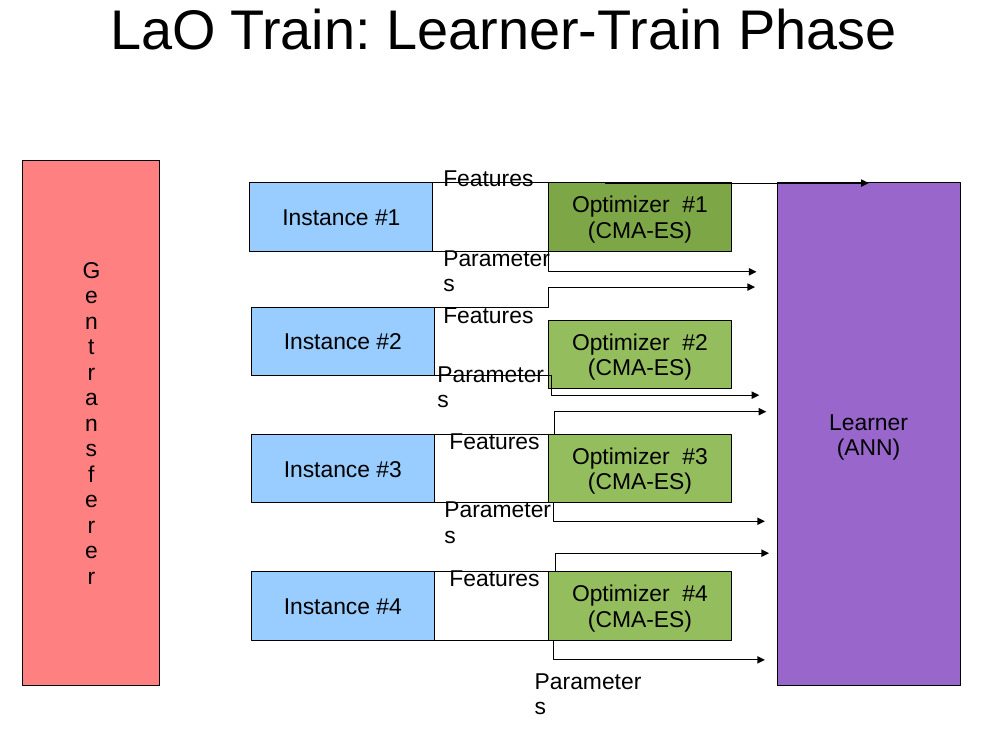
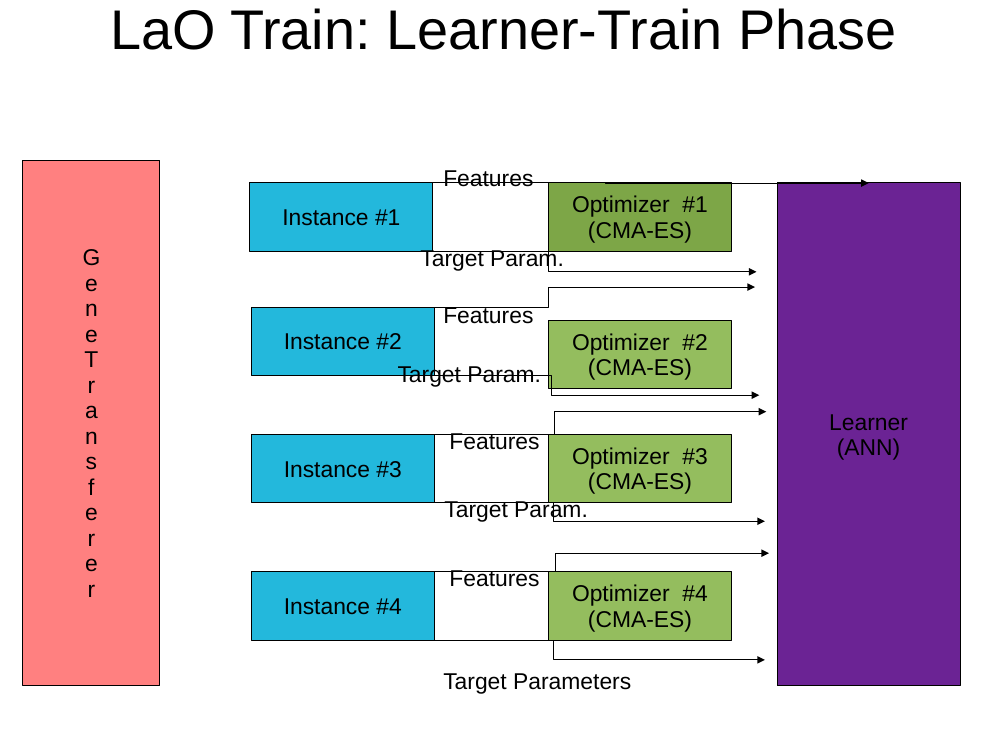
Before and after one commit to nojhan/descarwin, a slide deck: slide 10 of papers/GECCO2011/gecco2011brendelschoenauer/lao-gecco.ppt (slide 8 before the commit). Drawn at 1008x756 pixels with LibreOffice and Linux fonts; fonts in the diff are those of the drawing. Boxes give left, top, right and bottom in pixels: in the first picture for what was removed or moved away, otherwise in the second. Text is boxed around its words. In the diff, an @@ line names an element or a change of style, - is before the commit and + after.

```diff
--- a/papers/GECCO2011/gecco2011brendelschoenauer/lao-gecco.ppt
+++ b/papers/GECCO2011/gecco2011brendelschoenauer/lao-gecco.ppt
@@ rectangle "Learner" at [777, 183, 960, 686]: fill #9966CC to #6B2394 @@
@@ text added at [420, 248, 564, 272], 18 pt, text #000000 @@
+Target Param.
@@ text removed at [434, 240, 571, 274] @@
-Parameters
@@ text in rectangle at [84, 329, 98, 419]: text changed @@
-t
-r
-a
+e
+T
+r
+a
@@ text removed at [429, 356, 565, 391] @@
-Parameters
@@ text added at [398, 364, 541, 388], 18 pt, text #000000 @@
+Target Param.
@@ text removed at [435, 491, 572, 526] @@
-Parameters
@@ text added at [444, 499, 588, 522], 18 pt, text #000000 @@
+Target Param.
@@ fill #99CCFF to #23B8DC in 4 elements at [250, 183, 433, 252], [252, 307, 434, 376], [252, 434, 434, 503], [252, 572, 434, 640] @@
@@ text at [443, 673, 631, 694]: text changed @@
-Parameters
+Target Parameters
```
Also in this commit, not shown: 11 other slides changed, 4 slides added.
